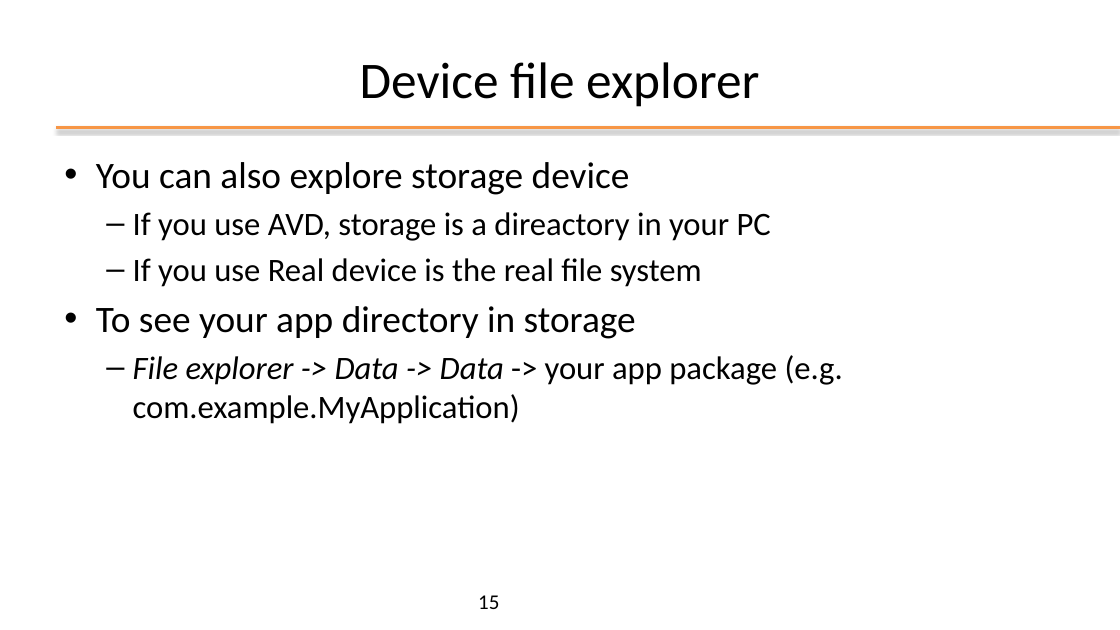
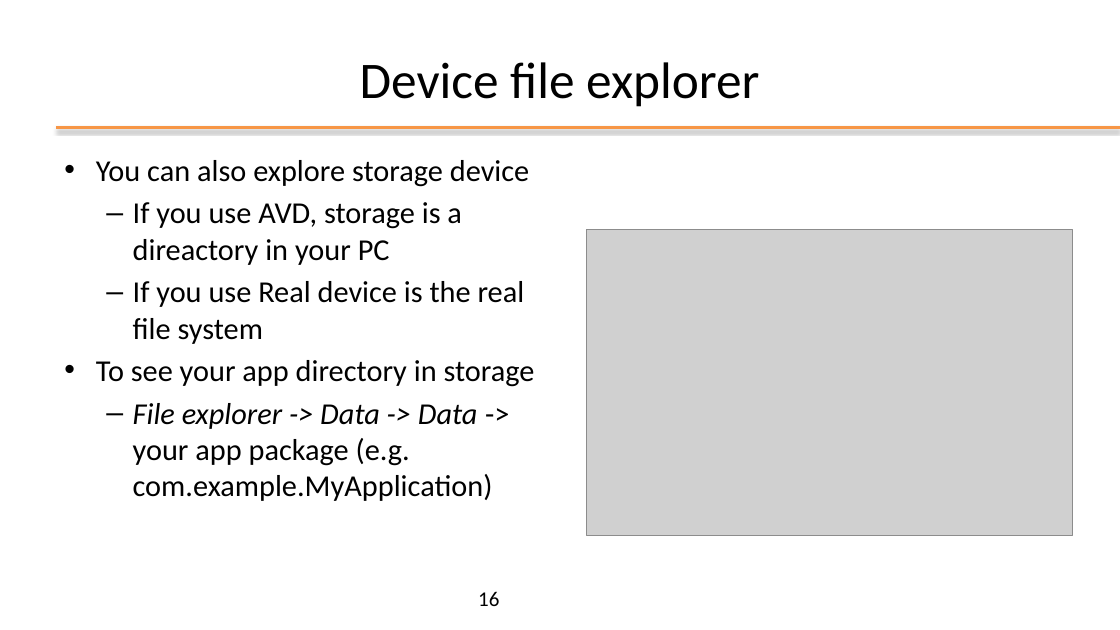
Before and after one commit to kevinmala00/ATTIVITA-PROGETTUALE, a slide deck: slide 16 of slides/02 - Android Studio.pptx (slide 15 before the commit). Drawn at 1120x630 pixels with LibreOffice and Linux fonts; fonts in the diff are those of the drawing; grey boxes stand for pictures; background and template pictures are left out. Boxes give left, top, right and bottom in pixels: in the first picture for what was removed or moved away, otherwise in the second. Text is boxed around its words. In the diff, an @@ line names an element or a change of style, - is before the commit and + after.

```diff
--- a/slides/02 - Android Studio.pptx
+++ b/slides/02 - Android Studio.pptx
@@ text "You can also explore storage ..." at [96,160,535,501]: size 32 to 26 pt in "You can also explore storage device", "To see your app directory in storage"; size 28 to 26 pt in "If you use AVD, storage is a ...", "If you use Real device is the ...", "File explorer -> Data -> Data -> ..."; less space between paragraphs @@
@@ picture added at [586,229,1073,535] @@
@@ page number at [478,591,499,606]: text changed @@
-15
+16
```
Also in this commit, not shown: 4 other slides changed, 1 slide added.
